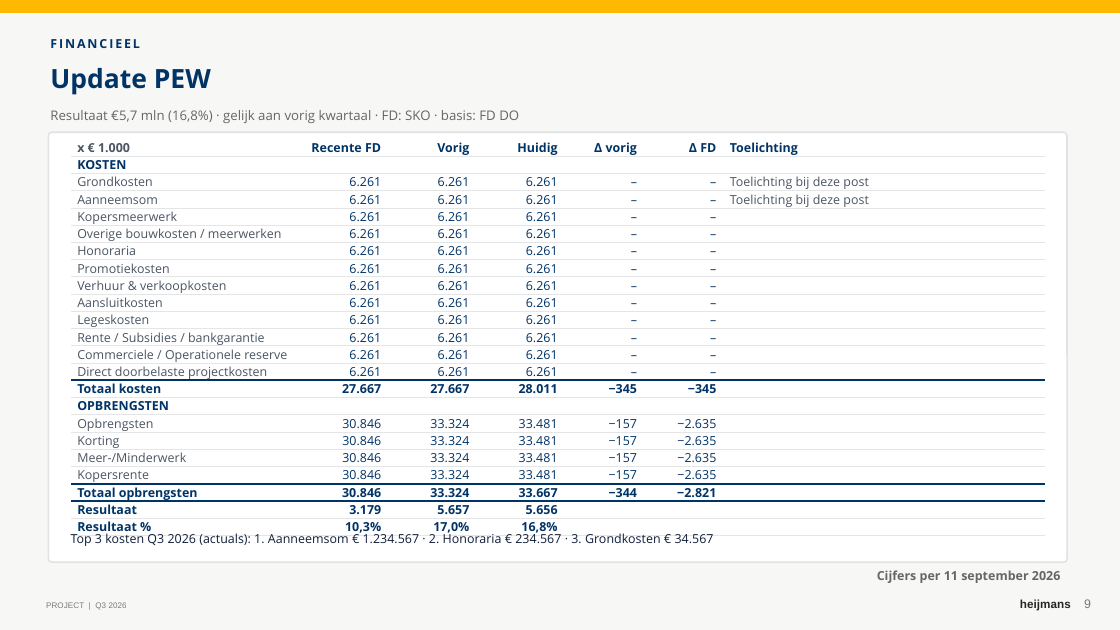
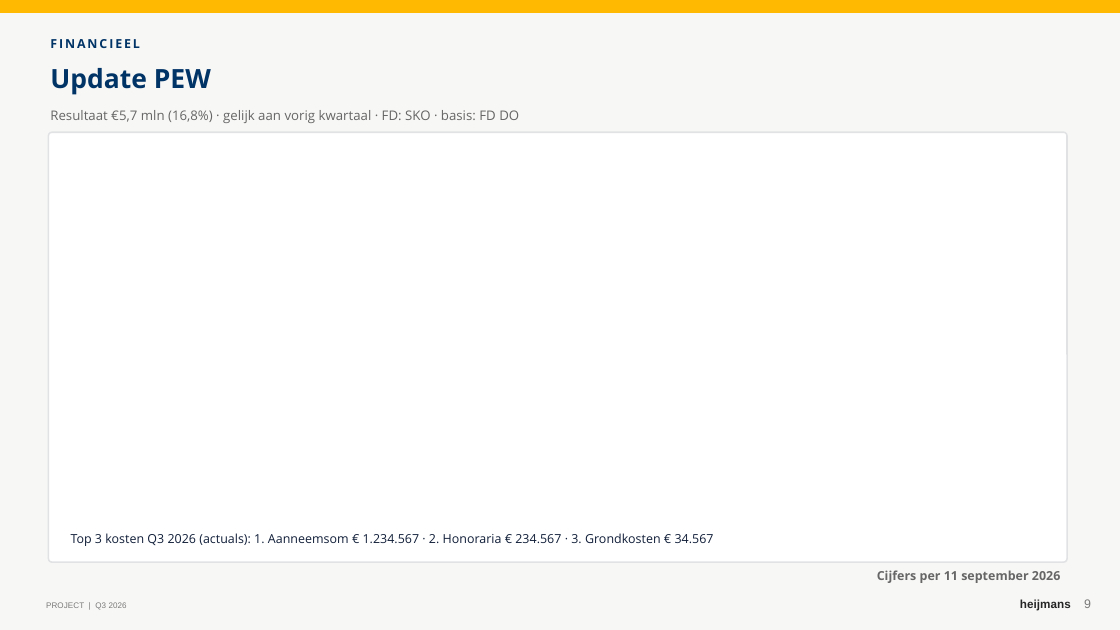
Before and after one commit to LuukLoohuis/Forecast-Builder, a slide deck: slide 9 of output/Kwartaal_Template_cashflow_v22.pptx. Drawn at 1120x630 pixels with LibreOffice and Linux fonts; fonts in the diff are those of the drawing; background and template pictures are left out. Boxes give left, top, right and bottom in pixels: in the first picture for what was removed or moved away, otherwise in the second. Text is boxed around its words. In the diff, an @@ line names an element or a change of style, - is before the commit and + after.

```diff
--- a/output/Kwartaal_Template_cashflow_v22.pptx
+++ b/output/Kwartaal_Template_cashflow_v22.pptx
@@ table removed at <box>71,139,1046,539</box>, 23 rows, 7 columns @@
-x € 1.000 | Recente FD | Vorig | Huidig | Δ vorig | Δ FD | Toelichting
-KOSTEN |  |  |  |  |  | 
-Grondkosten | 6.261 | 6.261 | 6.261 | – | – | Toelichting bij deze post
-Aanneemsom | 6.261 | 6.261 | 6.261 | – | – | Toelichting bij deze post
-Kopersmeerwerk | 6.261 | 6.261 | 6.261 | – | – | 
-Overige bouwkosten / meerwerken | 6.261 | 6.261 | 6.261 | – | – | 
-Honoraria | 6.261 | 6.261 | 6.261 | – | – | 
-Promotiekosten | 6.261 | 6.261 | 6.261 | – | – | 
-Verhuur & verkoopkosten | 6.261 | 6.261 | 6.261 | – | – | 
-Aansluitkosten | 6.261 | 6.261 | 6.261 | – | – | 
-Legeskosten | 6.261 | 6.261 | 6.261 | – | – | 
-Rente / Subsidies / bankgarantie | 6.261 | 6.261 | 6.261 | – | – | 
-Commerciele / Operationele reserve | 6.261 | 6.261 | 6.261 | – | – | 
-Direct doorbelaste projectkosten | 6.261 | 6.261 | 6.261 | – | – | 
-Totaal kosten | 27.667 | 27.667 | 28.011 | −345 | −345 | 
-OPBRENGSTEN |  |  |  |  |  | 
-Opbrengsten | 30.846 | 33.324 | 33.481 | −157 | −2.635 | 
-Korting | 30.846 | 33.324 | 33.481 | −157 | −2.635 | 
-Meer-/Minderwerk | 30.846 | 33.324 | 33.481 | −157 | −2.635 | 
-Kopersrente | 30.846 | 33.324 | 33.481 | −157 | −2.635 | 
-Totaal opbrengsten | 30.846 | 33.324 | 33.667 | −344 | −2.821 | 
-Resultaat | 3.179 | 5.657 | 5.656 |  |  | 
-Resultaat % | 10,3% | 17,0% | 16,8% |  |  | 
```
Also in this commit, not shown: 11 other files.
